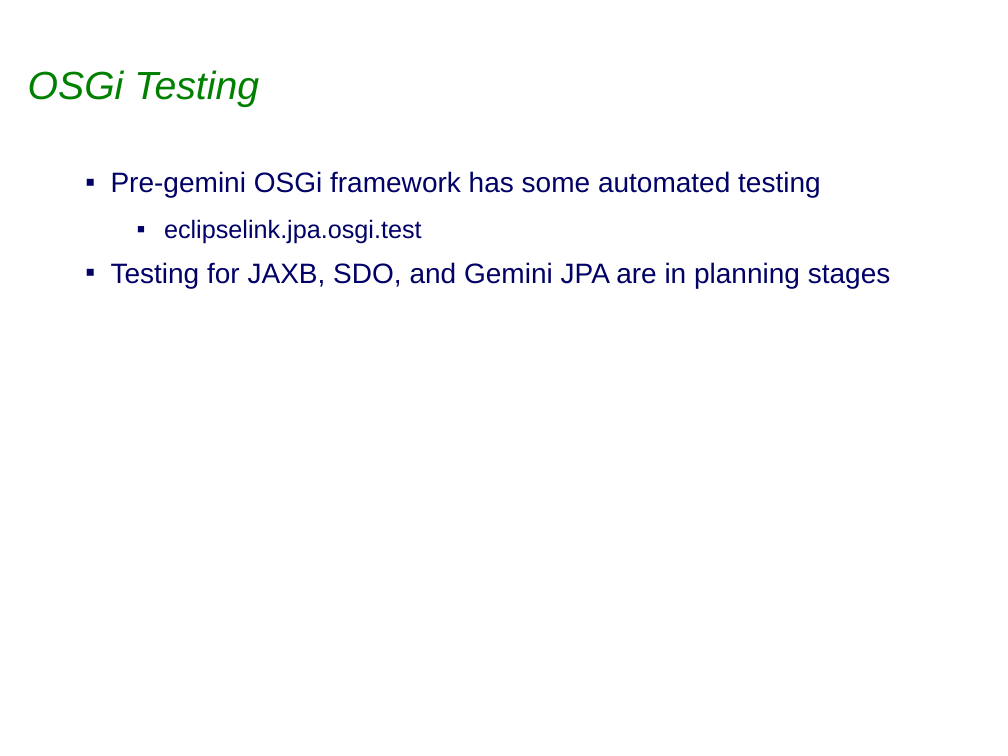
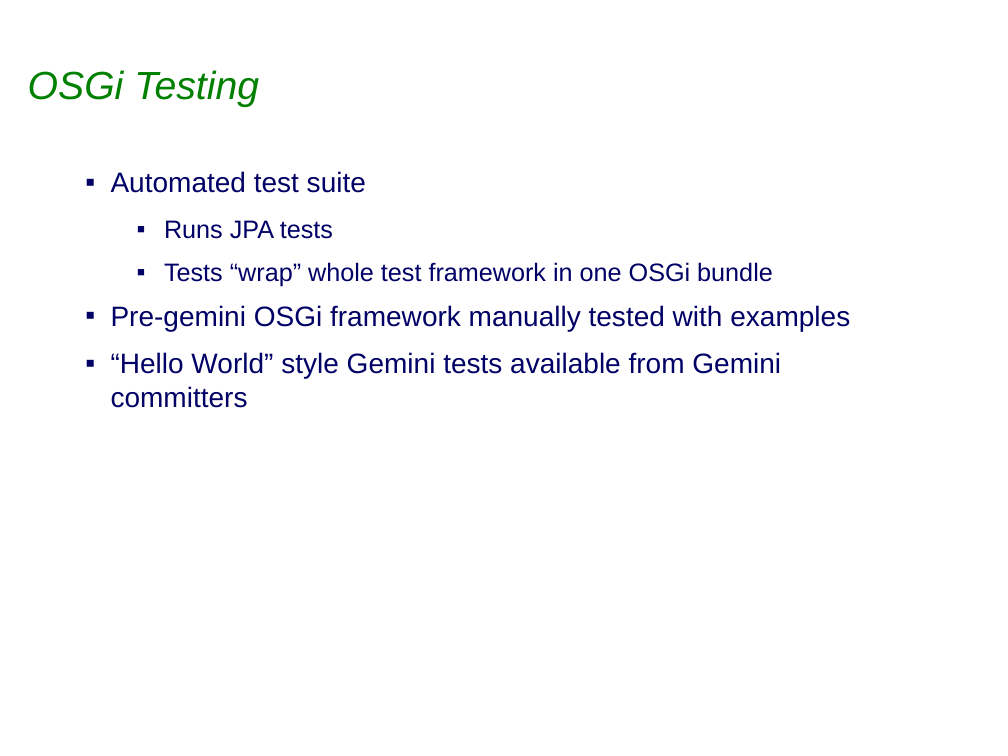
Before and after one commit to sabineheider/incubator, a slide deck: slide 7 of summit-2010/EclipseLink-Testing.ppt. Drawn at 1008x756 pixels with LibreOffice and Linux fonts; fonts in the diff are those of the drawing; background and template pictures are left out. Boxes give left, top, right and bottom in pixels: in the first picture for what was removed or moved away, otherwise in the second. Text is boxed around its words. In the diff, an @@ line names an element or a change of style, - is before the commit and + after.

```diff
--- a/summit-2010/EclipseLink-Testing.ppt
+++ b/summit-2010/EclipseLink-Testing.ppt
@@ text at (111,171,850,408): text changed @@
-▪ Pre-gemini OSGi framework has some automated testing
-  ▪ eclipselink.jpa.osgi.test
-▪ Testing for JAXB, SDO, and Gemini JPA are in planning stages
+▪ Automated test suite
+  ▪ Runs JPA tests
+  ▪ Tests “wrap” whole test framework in one OSGi bundle
+▪ Pre-gemini OSGi framework manually tested with examples
+▪ “Hello World” style Gemini tests available from Gemini committers
```
Also in this commit, not shown: 3 other slides changed, 3 other files.
